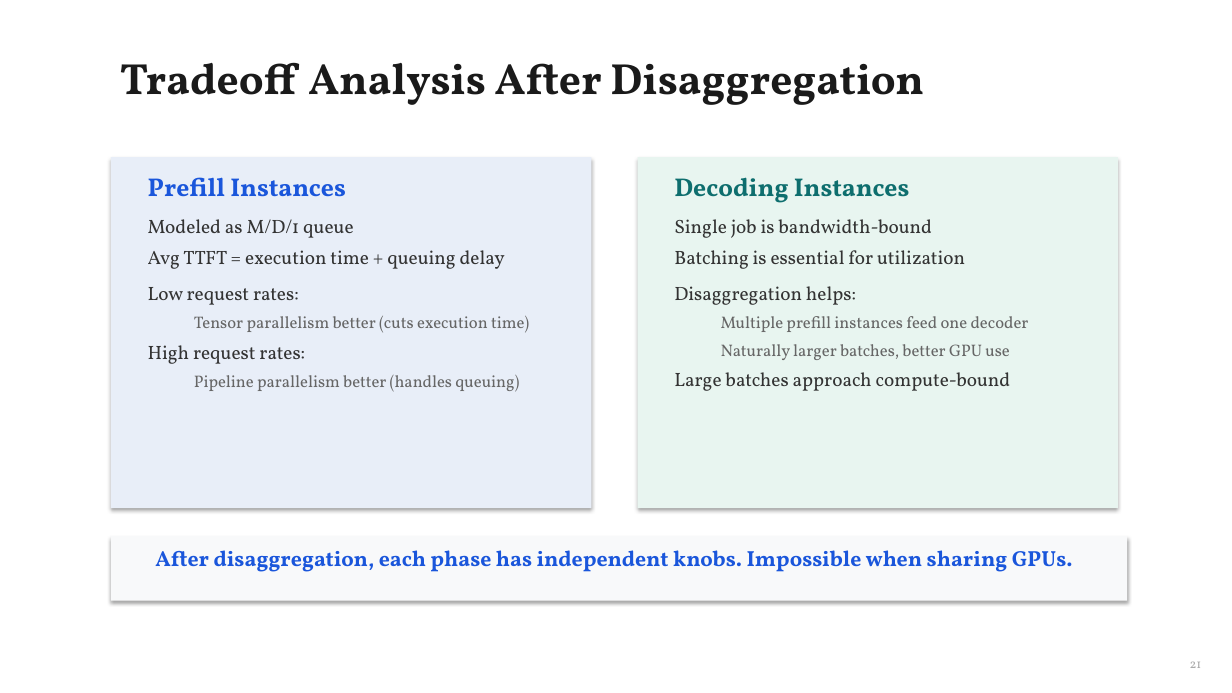
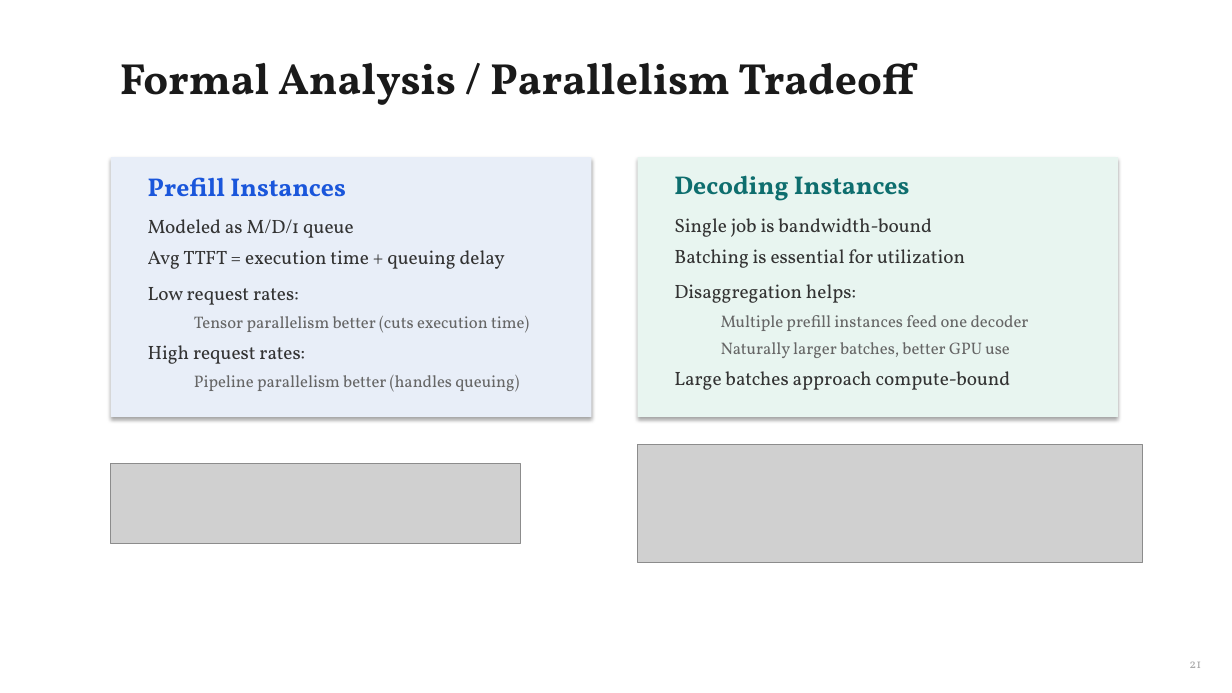
Before and after one commit to beratcelik1/llm-inference-phase-disaggregation, a slide deck: slide 21 of presentation/Phase_Disaggregation_LLM_Inference.pptx. Drawn at 1232x693 pixels with LibreOffice and Linux fonts; fonts in the diff are those of the drawing; grey boxes stand for pictures. Boxes give left, top, right and bottom in pixels: in the first picture for what was removed or moved away, otherwise in the second. Text is boxed around its words. In the diff, an @@ line names an element or a change of style, - is before the commit and + after.

```diff
--- a/presentation/Phase_Disaggregation_LLM_Inference.pptx
+++ b/presentation/Phase_Disaggregation_LLM_Inference.pptx
@@ text at [120, 62, 914, 105]: text changed @@
-Tradeoff Analysis After Disaggregation
+Formal Analysis / Parallelism Tradeoff
@@ rectangle: place and size @@
-rectangle at [111, 157, 592, 508]
+rectangle at [111, 157, 592, 417]
@@ rectangle: place and size @@
-rectangle at [638, 157, 1118, 508]
+rectangle at [638, 157, 1118, 417]
@@ picture added at [638, 445, 1143, 563] @@
@@ picture added at [111, 463, 520, 544] @@
@@ rectangle removed at [111, 536, 1128, 601] @@
@@ text removed at [155, 550, 1073, 572] @@
-After disaggregation, each phase has independent knobs. Impossible when sharing GPUs.
```
Also in this commit, not shown: 21 other slides changed, 2 slides added, 6 slides removed, 6 other files.
